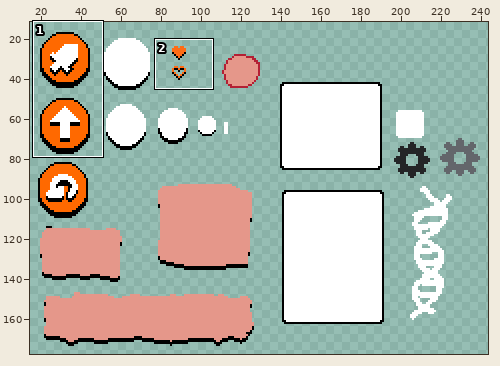
Pixel-art file: Assets/!MiniJamWestern/Art/Sourse/Aseprite/ui_atlas.aseprite. Above: a wide view before the commit, with the close-up outlined.
Close-up. Earlier state:
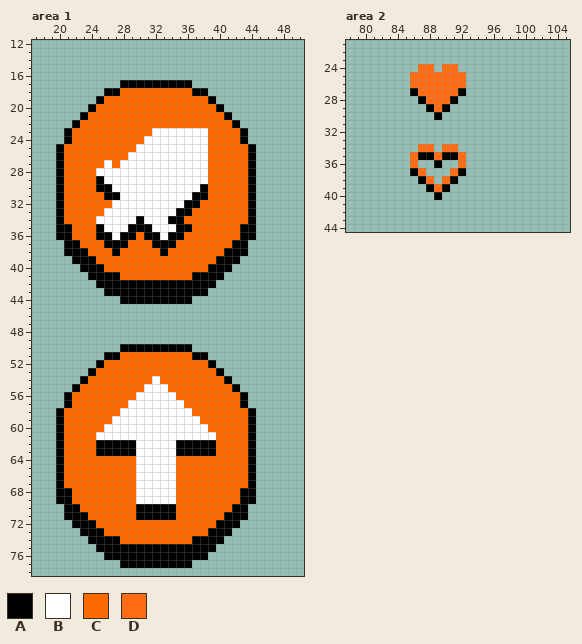
384x256 pixels, 1 frame. Shown: area 1: x 17..50, y 12..78; area 2: x 78..105, y 21..44. The wide view leaves out empty margins. The commit also changed other parts of the picture, which this record leaves out.
Visible layers, top first: "Layer 18", "Layer 14", "Layer 10", "Layer 12", "main".
Palette (. is transparent): A #000000  B #ffffff  C #ff6900  D #fe6c15
Pixels before, area 1, first column x 20:
17 ........AAAAAAAAA........
18 ......AACCCCCCCCCAA......
19 .....ACCCCCCCCCCCCCA.....
20 ....ACCCCCCCCCCCCCCCA....
21 ...ACCCCCCCCCCCCCCCCCA...
22 ..ACCCCCCCCCCCCCCCCCCCA..
23 .ACCCCCCCCCCBBBBBBBCCCCA.
24 .ACCCCCCCCCBBBBBBBBCCCCA.
25 ACCCCCCCCCBBBBBBBBBCCCCCA
26 ACCCCCCCCBBBBBBBBBBCCCCCA
27 ACCCCCBCBBBBBBBBBBBCCCCCA
28 ACCCCBBBBBBBBBBBBBBCCCCCA
29 ACCCCABBBBBBBBBBBBBCCCCCA
30 ACCCCAABBBBBBBBBBBACCCCCA
31 ACCCCCAABBBBBBBBBAACCCCCA
32 ACCCCCCBBBBBBBBBAACCCCCCA
33 ACCCCCBBBBBBBBBAACCCCCCCA
34 ACCCCBBBBBABBBAACCCCCCCCA
35 AACCCABBBAAABBBAACCCCCCAA
36 AACCCAABAACAABAACCCCCCCAA
37 .AACCCAAACCCAAACCCCCCCAA.
38 .AAACCCACCCCCACCCCCCCAAA.
39 ..AAACCCCCCCCCCCCCCCAAA..
40 ...AAACCCCCCCCCCCCCAAA...
41 ....AAAACCCCCCCCCAAAA....
42 .....AAAAAAAAAAAAAAA.....
43 ......AAAAAAAAAAAAA......
44 ........AAAAAAAAA........
45 .........................
46 .........................
47 .........................
48 .........................
49 .........................
50 ........AAAAAAAAA........
51 ......AACCCCCCCCCAA......
52 .....ACCCCCCCCCCCCCA.....
53 ....ACCCCCCCCCCCCCCCA....
54 ...ACCCCCCCCBCCCCCCCCA...
55 ..ACCCCCCCCBBBCCCCCCCCA..
56 .ACCCCCCCCBBBBBCCCCCCCCA.
57 .ACCCCCCCBBBBBBBCCCCCCCA.
58 ACCCCCCCBBBBBBBBBCCCCCCCA
59 ACCCCCCBBBBBBBBBBBCCCCCCA
60 ACCCCCBBBBBBBBBBBBBCCCCCA
61 ACCCCBBBBBBBBBBBBBBBCCCCA
62 ACCCCAAAAABBBBBAAAAACCCCA
63 ACCCCAAAAABBBBBAAAAACCCCA
64 ACCCCCCCCCBBBBBCCCCCCCCCA
65 ACCCCCCCCCBBBBBCCCCCCCCCA
66 ACCCCCCCCCBBBBBCCCCCCCCCA
67 ACCCCCCCCCBBBBBCCCCCCCCCA
68 AACCCCCCCCBBBBBCCCCCCCCAA
69 AACCCCCCCCBBBBBCCCCCCCCAA
70 .AACCCCCCCAAAAACCCCCCCAA.
71 .AAACCCCCCAAAAACCCCCCAAA.
72 ..AAACCCCCCCCCCCCCCCAAA..
73 ...AAACCCCCCCCCCCCCAAA...
74 ....AAAACCCCCCCCCAAAA....
75 .....AAAAAAAAAAAAAAA.....
76 ......AAAAAAAAAAAAA......
77 ........AAAAAAAAA........
Pixels before, area 2, first column x 86:
24 .DD.DD.
25 DDDDDDD
26 DDDDDDD
27 ADDDDDA
28 .ADDDA.
29 ..ADA..
30 ...A...
31 .......
32 .......
33 .......
34 .DD.DD.
35 DAADAAD
36 D..A..D
37 AD...DA
38 .AD.DA.
39 ..ADA..
40 ...A...
After the commit:
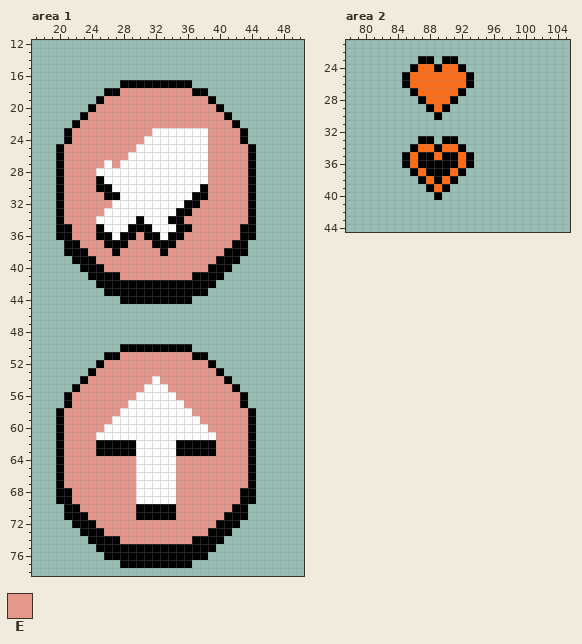
Colours new in this view: E #e5978a
Change:
Area 1, layer "main":
y 18: x 28..36 CCCCCCCCC -> EEEEEEEEE
y 19: x 26..38 CCCCCCCCCCCCC -> EEEEEEEEEEEEE
y 20: x 25..39 CCCCCCCCCCCCCCC -> EEEEEEEEEEEEEEE
y 21: x 24..40 CCCCCCCCCCCCCCCCC -> EEEEEEEEEEEEEEEEE
y 22: x 23..41 CCCCCCCCCCCCCCCCCCC -> EEEEEEEEEEEEEEEEEEE
y 23: x 22..31 CCCCCCCCCC -> EEEEEEEEEE; x 39..42 CCCC -> EEEE
y 24: x 22..30 CCCCCCCCC -> EEEEEEEEE; x 39..42 CCCC -> EEEE
y 25: x 21..29 CCCCCCCCC -> EEEEEEEEE; x 39..43 CCCCC -> EEEEE
y 26: x 21..28 CCCCCCCC -> EEEEEEEE; x 39..43 CCCCC -> EEEEE
y 27: x 21..25 CCCCC -> EEEEE; x 27 C -> E; x 39..43 CCCCC -> EEEEE
y 28..30: x 21..24 CCCC -> EEEE; x 39..43 CCCCC -> EEEEE
y 31: x 21..25 CCCCC -> EEEEE; x 39..43 CCCCC -> EEEEE
y 32: x 21..26 CCCCCC -> EEEEEE; x 38..43 CCCCCC -> EEEEEE
y 33: x 21..25 CCCCC -> EEEEE; x 37..43 CCCCCCC -> EEEEEEE
y 34: x 21..24 CCCC -> EEEE; x 36..43 CCCCCCCC -> EEEEEEEE
y 35: x 22..24 CCC -> EEE; x 37..42 CCCCCC -> EEEEEE
y 36: x 22..24 CCC -> EEE; x 30 C -> E; x 36..42 CCCCCCC -> EEEEEEE
y 37: x 23..25 CCC -> EEE; x 29..31 CCC -> EEE; x 35..41 CCCCCCC -> EEEEEEE
y 38: x 24..26 CCC -> EEE; x 28..32 CCCCC -> EEEEE; x 34..40 CCCCCCC -> EEEEEEE
y 39: x 25..39 CCCCCCCCCCCCCCC -> EEEEEEEEEEEEEEE
y 40: x 26..38 CCCCCCCCCCCCC -> EEEEEEEEEEEEE
y 41: x 28..36 CCCCCCCCC -> EEEEEEEEE
y 51: x 28..36 CCCCCCCCC -> EEEEEEEEE
y 52: x 26..38 CCCCCCCCCCCCC -> EEEEEEEEEEEEE
y 53: x 25..39 CCCCCCCCCCCCCCC -> EEEEEEEEEEEEEEE
y 54: x 24..31 CCCCCCCC -> EEEEEEEE; x 33..40 CCCCCCCC -> EEEEEEEE
y 55: x 23..30 CCCCCCCC -> EEEEEEEE; x 34..41 CCCCCCCC -> EEEEEEEE
y 56: x 22..29 CCCCCCCC -> EEEEEEEE; x 35..42 CCCCCCCC -> EEEEEEEE
y 57: x 22..28 CCCCCCC -> EEEEEEE; x 36..42 CCCCCCC -> EEEEEEE
y 58: x 21..27 CCCCCCC -> EEEEEEE; x 37..43 CCCCCCC -> EEEEEEE
y 59: x 21..26 CCCCCC -> EEEEEE; x 38..43 CCCCCC -> EEEEEE
y 60: x 21..25 CCCCC -> EEEEE; x 39..43 CCCCC -> EEEEE
y 61..63: x 21..24 CCCC -> EEEE; x 40..43 CCCC -> EEEE
y 64..67: x 21..29 CCCCCCCCC -> EEEEEEEEE; x 35..43 CCCCCCCCC -> EEEEEEEEE
y 68..69: x 22..29 CCCCCCCC -> EEEEEEEE; x 35..42 CCCCCCCC -> EEEEEEEE
y 70: x 23..29 CCCCCCC -> EEEEEEE; x 35..41 CCCCCCC -> EEEEEEE
y 71: x 24..29 CCCCCC -> EEEEEE; x 35..40 CCCCCC -> EEEEEE
y 72: x 25..39 CCCCCCCCCCCCCCC -> EEEEEEEEEEEEEEE
y 73: x 26..38 CCCCCCCCCCCCC -> EEEEEEEEEEEEE
y 74: x 28..36 CCCCCCCCC -> EEEEEEEEE
Area 2, layer "Layer 12":
y 23: x 87..88 .. -> AA; x 90..91 .. -> AA
y 24: x 86 . -> A; x 89 . -> A; x 92 . -> A
y 25..26: x 85 . -> A; x 93 . -> A
y 33: x 87..88 .. -> AA; x 90..91 .. -> AA
y 34: x 86 . -> A; x 89 . -> A; x 92 . -> A
y 35: x 85 . -> A; x 93 . -> A
y 36: x 85 . -> A; x 87..88 .. -> AA; x 90..91 .. -> AA; x 93 . -> A
y 37: x 88..90 ... -> AAA
y 38: x 89 . -> A
Changed places in both close-ups, as pixel boxes (x1, y1, x2, y2):
changed: (64, 88, 248, 280)
changed: (64, 352, 248, 544)
added: (402, 56, 474, 88)
added: (402, 136, 474, 184)
